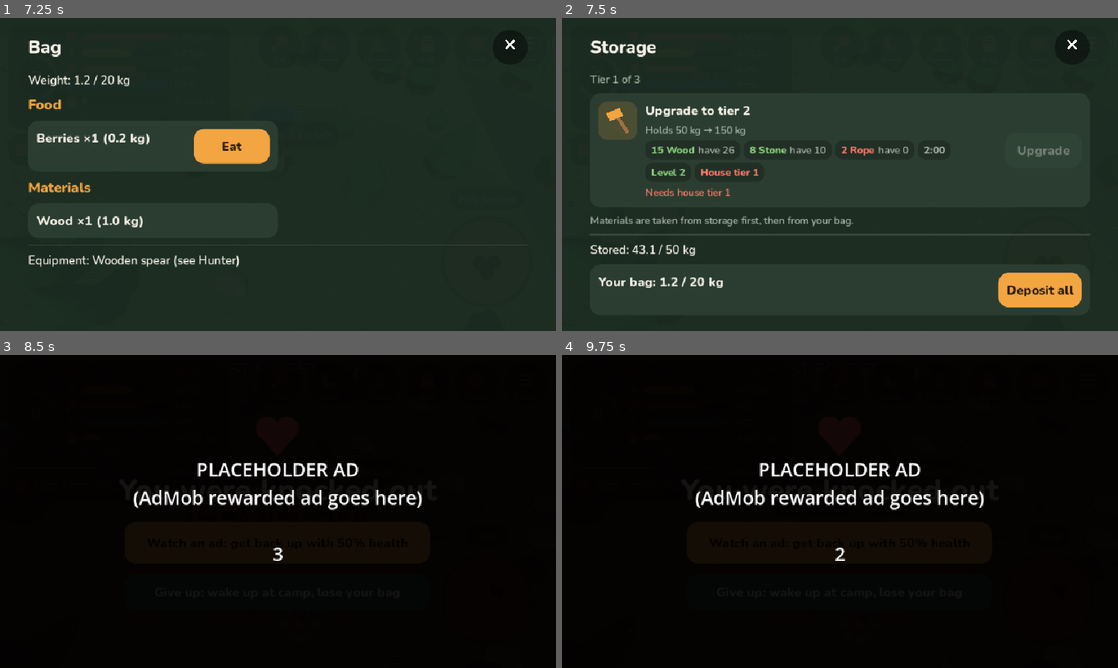
Above: before the commit, frames 1-4 (two rows, left to right).
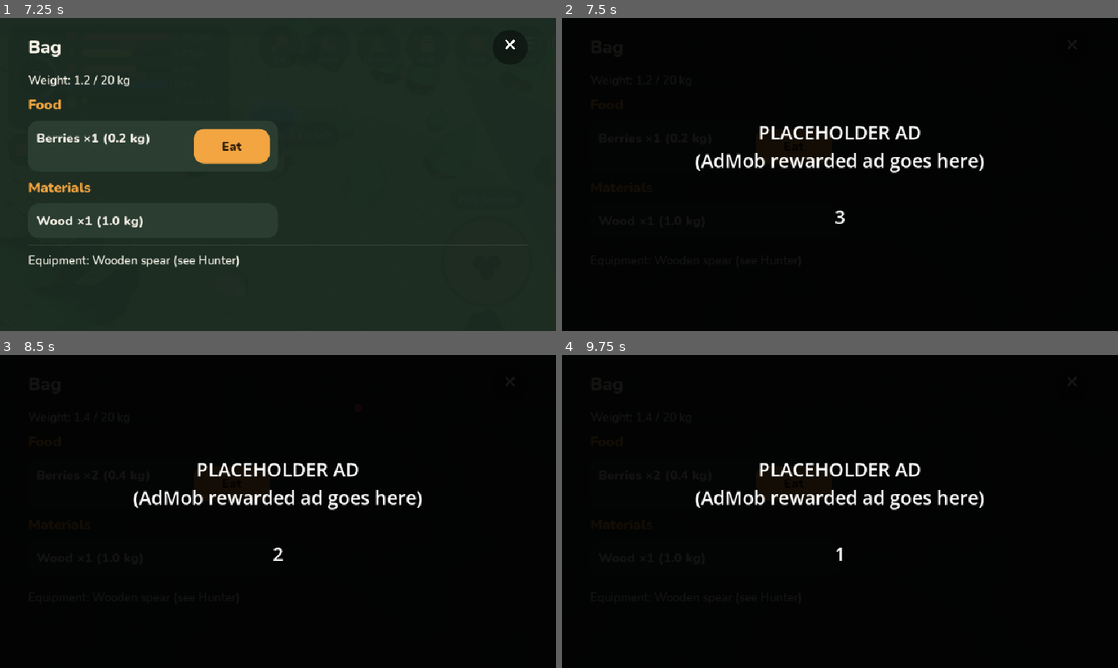
Above: after the commit, the same moments.

Repository: kallistesoft/huntingGame
Game: Godot game, scene res://tests/smoke_test.tscn
Two runs of this game, one before a commit and one after it. Both use one fixed random seed, a clock stepped at 60 frames per second and the inputs below. This scene is started directly instead of the project's main scene.
Inputs (mouse positions are in pixels of both pictures, inside the frame that each line leads up to):
- Up to frame 1 (7.25 s): click (328, 46) at 0.5 s; click (328, 46) at 1.25 s; click (278, 46) at 2 s; click (378, 46) at 2.77 s; click (428, 46) at 3.52 s; click (478, 46) at 4.27 s; click (528, 46) at 5.02 s; tap Enter at 5.75 s; move the mouse to (400, 158) at 5.77 s; hold D 5.78-6.5 s; tap E at 5.85 s; click (400, 158) at 5.92 s; tap Space at 6.02, 6.32 s; click "Eat" at 6.5 s
- Up to frame 2 (7.5 s): drag from (728, 190) to (812, 237) at 7.27 s
- Up to frame 3 (8.5 s): move the mouse to (333, 442) at 8.02 s; hold D from 8.03 s (still down); tap E at 8.1 s
- Up to frame 4 (9.75 s): release D at 8.75 s; click (840, 592) at 8.75 s, where only the run before the commit has a clickable "Give up: wake up at camp, los…"; click (840, 542) at 9.5 s, where only the run before the commit has a clickable "Watch an ad: get back up with…"

Frame 1 is identical in both runs. In frame 2, 99% of the frame differs, in the area x 0-100%, y 0-100%; in frame 3, less than 0.1%; in frame 4, less than 0.1%.

Commit message:
Craft queue per station and progress bars over the buildings
- A station holds up to two jobs; the second starts when the first ends,
  with absolute end times so the queue keeps running while the app is
  closed. Recipe buttons read "Queue" when the station is busy; a waiting
  job can be cancelled and its materials go back to storage; the speed-up
  ad moves the whole queue up. Old single-job saves migrate.
- Each building shows a tilted progress bar and a line of text above its
  roof while it upgrades or crafts, with "+n" for queued jobs.
- Smoke test: chaining, full queue, cancel refund, speed-up shift, bar
  visibility.

Co-Authored-By: Claude Fable 5.1 <noreply@anthropic.com>

Diff:
--- a/scripts/autoload/data.gd
+++ b/scripts/autoload/data.gd
@@ -288,6 +288,8 @@
 }
 
 const CRAFT_XP := 5
+## Jobs a station can hold at once: one running and the rest waiting.
+const QUEUE_SLOTS := 2
 
 # --- Camp structures ---------------------------------------------------------
 
--- a/scripts/autoload/game_state.gd
+++ b/scripts/autoload/game_state.gd
@@ -29,7 +29,7 @@
 var storage := {} # item id -> count, at camp
 var tools := {} # tool id -> true
 var structures := {} # id -> {"tier", "busy_until", "next_tier"}
-var craft_jobs := {} # station id -> {"recipe", "count", "done_at"}
+var craft_jobs := {} # station id -> queue of {"recipe", "count", "done_at", "total"}; [0] is running
 var sleep_until := 0.0
 var ad_day := ""
 var ads_today := 0
@@ -610,7 +610,8 @@
 		_roll_ad_day()
 		ads_today += 1
 		if target.begins_with("craft:"):
-			craft_jobs[target.trim_prefix("craft:")]["done_at"] = now() + left / 2.0
+			for job in craft_jobs[target.trim_prefix("craft:")]:
+				job["done_at"] -= left / 2.0 # the queue behind it moves up too
 		else:
 			structures[target]["busy_until"] = now() + left / 2.0
 		notify("Time halved: %d s left." % ceili(left / 2.0))
@@ -718,11 +719,20 @@
 		return "Needs %s tier %d" % [Data.STRUCTURES[r["station"]]["name"].to_lower(), r["tier"]]
 	if r.has("tool") and has_tool(r["tool"]):
 		return "Owned"
-	if craft_jobs.has(r["station"]):
-		return "Busy"
+	if craft_queue(r["station"]).size() >= queue_slots():
+		return "Queue full"
 	if not can_afford(r["cost"]):
 		return "Missing materials"
 	return ""
+
+
+func queue_slots() -> int:
+	return Data.QUEUE_SLOTS
+
+
+## The jobs lined up at a station, running one first ([] when idle).
+func craft_queue(station: String) -> Array:
+	return craft_jobs.get(station, [])
 
 
 ## Craft time multiplier of a station at its current tier (tier 2 rack: 0.5).
@@ -733,8 +743,30 @@
 	return Data.STRUCTURES[station]["tiers"][tier - 1].get("speed", 1.0)
 
 
+## The job running at a station, or {}.
 func craft_job_at(station: String) -> Dictionary:
-	return craft_jobs.get(station, {})
+	var q := craft_queue(station)
+	return q[0] if not q.is_empty() else {}
+
+
+## Drops a waiting job (never the running one) and gives its materials back.
+func cancel_craft(station: String, index: int) -> void:
+	var q := craft_queue(station)
+	if index <= 0 or index >= q.size():
+		return
+	var job: Dictionary = q[index]
+	var r: Dictionary = Data.RECIPES[job["recipe"]]
+	for id in r["cost"]:
+		if Data.TOOLS.has(id):
+			tools[id] = true
+		else:
+			_add(storage, id, r["cost"][id] * job["count"])
+	for i in range(index + 1, q.size()):
+		q[i]["done_at"] -= job["total"]
+	q.remove_at(index)
+	notify("%s taken out of the queue; materials are back in storage." % Data.recipe_name(job["recipe"]))
+	changed.emit()
+	save_game()
 
 
 ## How many of a recipe the materials allow (1 for tools, which are made once).
@@ -757,7 +789,12 @@
 	for id in r["cost"]:
 		cost[id] = r["cost"][id] * count
 	_pay(cost)
-	craft_jobs[r["station"]] = {"recipe": recipe_id, "count": count, "done_at": now() + r["time"] * count * station_speed(r["station"])}
+	var station: String = r["station"]
+	var total: float = r["time"] * count * station_speed(station)
+	var q := craft_queue(station)
+	var start: float = q[-1]["done_at"] if not q.is_empty() else now() # chained behind the queue
+	q.append({"recipe": recipe_id, "count": count, "done_at": start + total, "total": total})
+	craft_jobs[station] = q
 	changed.emit()
 	save_game()
 
@@ -791,9 +828,14 @@
 
 
 func craft_left(station: String) -> float:
-	if not craft_jobs.has(station):
-		return 0.0
-	return maxf(0.0, craft_jobs[station]["done_at"] - now())
+	var job := craft_job_at(station)
+	return maxf(0.0, job["done_at"] - now()) if not job.is_empty() else 0.0
+
+
+## Full duration of the job running at a station (for progress bars).
+func craft_total(station: String) -> float:
+	var job := craft_job_at(station)
+	return job["total"] if not job.is_empty() else 1.0
 
 
 func _update_timers(t: float) -> void:
@@ -815,24 +857,27 @@
 			changed.emit()
 
 	for station in craft_jobs.keys():
-		var job: Dictionary = craft_jobs[station]
-		if t < job["done_at"]:
-			continue
-		var recipe_id: String = job["recipe"]
-		var count: int = job.get("count", 1)
-		var r: Dictionary = Data.RECIPES[recipe_id]
-		craft_jobs.erase(station)
-		if r.has("tool"):
-			tools[r["tool"]] = true
-			if pinned_recipe == recipe_id:
-				pinned_recipe = ""
-		else:
-			_add(storage, r["item"], r["count"] * count)
-		notify("Crafted: %s%s%s" % [Data.recipe_name(recipe_id), " ×%d" % count if count > 1 else "", "" if r.has("tool") else " (in storage)"])
-		gain_xp(Data.CRAFT_XP * count)
-		quest_event("craft", recipe_id, count)
-		changed.emit()
-		crafted.emit(recipe_id)
+		while not craft_jobs[station].is_empty() and t >= craft_jobs[station][0]["done_at"]:
+			_finish_craft(craft_jobs[station].pop_front())
+		if craft_jobs[station].is_empty():
+			craft_jobs.erase(station)
+
+
+func _finish_craft(job: Dictionary) -> void:
+	var recipe_id: String = job["recipe"]
+	var count: int = job.get("count", 1)
+	var r: Dictionary = Data.RECIPES[recipe_id]
+	if r.has("tool"):
+		tools[r["tool"]] = true
+		if pinned_recipe == recipe_id:
+			pinned_recipe = ""
+	else:
+		_add(storage, r["item"], r["count"] * count)
+	notify("Crafted: %s%s%s" % [Data.recipe_name(recipe_id), " ×%d" % count if count > 1 else "", "" if r.has("tool") else " (in storage)"])
+	gain_xp(Data.CRAFT_XP * count)
+	quest_event("craft", recipe_id, count)
+	changed.emit()
+	crafted.emit(recipe_id)
 
 
 # --- XP and quests -----------------------------------------------------------
@@ -984,9 +1029,18 @@
 	if data.has("craft_job") and not data["craft_job"].is_empty():
 		saved_jobs["crafting"] = data["craft_job"] # save from before jobs were per station
 	for station in saved_jobs:
-		var job: Dictionary = saved_jobs[station]
-		if Data.STRUCTURES.has(station) and job.has("recipe") and Data.RECIPES.has(job["recipe"]):
-			craft_jobs[station] = {"recipe": job["recipe"], "count": int(job.get("count", 1)), "done_at": float(job.get("done_at", 0.0))}
+		if not Data.STRUCTURES.has(station):
+			continue
+		var entries: Array = saved_jobs[station] if saved_jobs[station] is Array else [saved_jobs[station]] # one job per station before the queue
+		var q := []
+		for job in entries:
+			if job is Dictionary and job.has("recipe") and Data.RECIPES.has(job["recipe"]):
+				var r: Dictionary = Data.RECIPES[job["recipe"]]
+				var count := int(job.get("count", 1))
+				q.append({"recipe": job["recipe"], "count": count, "done_at": float(job.get("done_at", 0.0)),
+					"total": float(job.get("total", r["time"] * count * station_speed(station)))})
+		if not q.is_empty():
+			craft_jobs[station] = q
 	sleep_until = float(data.get("sleep_until", 0.0))
 	ad_day = str(data.get("ad_day", ""))
 	ads_today = int(data.get("ads_today", 0))
@@ -1071,7 +1125,8 @@
 		if structure_busy(id):
 			structures[id]["busy_until"] = now() - 1.0
 	for station in craft_jobs:
-		craft_jobs[station]["done_at"] = now() - 1.0
+		for job in craft_jobs[station]:
+			job["done_at"] = now() - 1.0
 	sleep_until = minf(sleep_until, now() - 1.0) if sleep_until > 0.0 else 0.0
 	_update_timers(now())
 	changed.emit()
--- a/scripts/ui/panel.gd
+++ b/scripts/ui/panel.gd
@@ -200,9 +200,17 @@
 	var id: String = job["recipe"]
 	var count: int = job.get("count", 1)
 	var look := look_of(id)
-	var total: float = Data.RECIPES[id]["time"] * count * Game.station_speed(station)
 	var title := "Crafting %s" % Data.recipe_name(id) + (" ×%d" % count if count > 1 else "")
-	_timer_card(look[0], look[1], title, Game.craft_left.bind(station), total, "craft:" + station)
+	_timer_card(look[0], look[1], title, Game.craft_left.bind(station), job["total"], "craft:" + station)
+	# Waiting jobs, each with a cancel that refunds its materials.
+	var q := Game.craft_queue(station)
+	for i in range(1, q.size()):
+		var waiting: Dictionary = q[i]
+		var wait_fn := func() -> String: return "starts in %s" % fmt_time(maxf(0.0, q[i - 1]["done_at"] - Game.now()))
+		_row("Next: %s%s\n%s" % [Data.recipe_name(waiting["recipe"]), " ×%d" % waiting["count"] if waiting["count"] > 1 else "", wait_fn.call()],
+			[["Cancel", true, Game.cancel_craft.bind(station, i)]])
+		_live.append([_content.get_child(_content.get_child_count() - 1).get_child(0).get_child(0).get_child(1), wait_fn])
+	_label("Queue: %d / %d. Jobs run one after the other, even while the app is closed." % [q.size(), Game.queue_slots()], Style.MUTED, 17)
 
 
 ## "ready", "busy" (another craft is running), "missing" (materials),
@@ -215,7 +223,7 @@
 		return "locked"
 	if not Game.can_afford(r["cost"]):
 		return "missing"
-	if Game.craft_jobs.has(r["station"]):
+	if Game.craft_queue(r["station"]).size() >= Game.queue_slots():
 		return "busy"
 	return "ready"
 
@@ -283,7 +291,7 @@
 			col.add_child(_make_label("Unlocks at %s tier %d" % [Data.STRUCTURES[r["station"]]["name"].to_lower(), r["tier"]], Style.MUTED, 17))
 			card.modulate.a = 0.55
 		"busy":
-			col.add_child(_make_label("Wait for the current craft", Style.MUTED, 17))
+			col.add_child(_make_label("Queue full: wait for a craft to finish", Style.MUTED, 17))
 
 	if state == "owned":
 		card.modulate.a = 0.7
@@ -305,19 +313,21 @@
 		_place(card)
 		return
 
-	# Craft (×1 / ×5 / Max for items you can make several of).
+	# Craft (×1 / ×5 / Max for items you can make several of). "Queue" when
+	# the station is already working.
+	var verb := "Queue" if not Game.craft_queue(r["station"]).is_empty() else "Craft"
 	var max_count := Game.max_craft_count(id)
 	if r.has("item") and max_count > 1:
 		var stack := VBoxContainer.new()
 		stack.size_flags_vertical = Control.SIZE_SHRINK_CENTER
 		stack.add_theme_constant_override("separation", 6)
 		row.add_child(stack)
-		stack.add_child(_button("Craft", state == "ready", Game.start_craft.bind(id, 1), true, 48))
+		stack.add_child(_button(verb, state == "ready", Game.start_craft.bind(id, 1), true, 48))
 		if max_count >= 5:
 			stack.add_child(_button("×5", state == "ready", Game.start_craft.bind(id, 5), false, 44))
 		stack.add_child(_button("Max ×%d" % max_count, state == "ready", Game.start_craft.bind(id, max_count), false, 44))
 	else:
-		row.add_child(_button("Craft", state == "ready", Game.start_craft.bind(id, 1), true))
+		row.add_child(_button(verb, state == "ready", Game.start_craft.bind(id, 1), true))
 	_place(card)
 
 
--- a/scripts/world/station.gd
+++ b/scripts/world/station.gd
@@ -12,6 +12,9 @@
 var _model: Node3D
 var _label: Label3D
 var _shown_tier := -1
+var _bar: Node3D # progress over the roof while building or crafting
+var _bar_fill: Node3D
+var _bar_label: Label3D
 
 
 func _ready() -> void:
@@ -20,13 +23,57 @@
 	if kind == "board":
 		_build_board()
 		_label.text = "Quests"
+	else:
+		_build_bar(4.4 if kind == "house" else 3.4)
 	Game.changed.connect(_refresh)
 	_refresh()
 
 
 func _process(_delta: float) -> void:
-	if kind != "board" and Game.structure_busy(kind):
-		_refresh()
+	if kind != "board":
+		_update_bar()
+
+
+## A bar above the building: dark track, orange fill that grows from the
+## left, and a line of text. Tilted to face the fixed camera.
+func _build_bar(height: float) -> void:
+	_bar = Node3D.new()
+	_bar.position = Vector3(0, height, 0)
+	_bar.rotation_degrees.x = -35.0
+	_bar.visible = false
+	add_child(_bar)
+	Shapes.add(_bar, Shapes.box(Vector3(1.7, 0.05, 0.22)), Color(0.08, 0.1, 0.08), Vector3(0, 0, 0))
+	_bar_fill = Node3D.new()
+	_bar_fill.position = Vector3(-0.8, 0.01, 0)
+	_bar.add_child(_bar_fill)
+	Shapes.add(_bar_fill, Shapes.box(Vector3(1.6, 0.06, 0.16)), Style.ACCENT, Vector3(0.8, 0, 0))
+	_bar_label = Shapes.label(self, "", Vector3(0, height + 0.45, 0), 34)
+	_bar_label.modulate = Style.ACCENT
+	_bar_label.visible = false
+
+
+func _update_bar() -> void:
+	var text := ""
+	var frac := 0.0
+	if Game.structure_busy(kind):
+		var next_tier: int = Game.structures[kind]["next_tier"]
+		var total: float = Data.STRUCTURES[kind]["tiers"][next_tier - 1]["time"]
+		var left: float = Game.structures[kind]["busy_until"] - Game.now()
+		frac = 1.0 - clampf(left / total, 0.0, 1.0)
+		text = "Tier %d · %s" % [next_tier, _fmt(left)]
+	elif not Game.craft_queue(kind).is_empty():
+		var job: Dictionary = Game.craft_job_at(kind)
+		frac = 1.0 - clampf(Game.craft_left(kind) / Game.craft_total(kind), 0.0, 1.0)
+		text = Data.recipe_name(job["recipe"]) + (" ×%d" % job["count"] if job["count"] > 1 else "") + " · " + _fmt(Game.craft_left(kind))
+		var more := Game.craft_queue(kind).size() - 1
+		if more > 0:
+			text += "  +%d" % more
+	_bar.visible = text != ""
+	_bar_label.visible = text != ""
+	if text == "":
+		return
+	_bar_fill.scale.x = maxf(0.01, frac)
+	_bar_label.text = text
 
 
 func is_available() -> bool:
@@ -73,8 +120,6 @@
 	var text := title() if tier > 0 else "Build: " + title()
 	if tier > 0:
 		text += " " + "★".repeat(tier)
-	if Game.structure_busy(kind):
-		text += "\nBuilding… %s" % _fmt(Game.structures[kind]["busy_until"] - Game.now())
 	_label.text = text
 
 
--- a/tests/smoke_test.gd
+++ b/tests/smoke_test.gd
@@ -86,7 +86,8 @@
 		if Game.structures[id]["busy_until"] > 0.0:
 			Game.structures[id]["busy_until"] = Game.now() - 1.0
 	for station in Game.craft_jobs:
-		Game.craft_jobs[station]["done_at"] = Game.now() - 1.0
+		for job in Game.craft_jobs[station]:
+			job["done_at"] = Game.now() - 1.0
 	await _frames(2)
 
 
@@ -190,6 +191,35 @@
 	check(Game.ads_left_today() == ads_before - 1, "speed-up used one daily ad")
 	await _finish_timers()
 	check(Game.storage.get("cooked_meat", 0) >= 5, "batch delivered 5 cooked meat to storage")
+
+	# Craft queue: two jobs per station, chained; a third waits; cancel refunds.
+	Game.craft_jobs = {}
+	Game.storage["raw_meat"] = 10
+	Game.storage["wood"] = 30
+	Game.storage["fibre"] = 9
+	Game.start_craft("cooked_meat", 2)
+	Game.start_craft("rope", 1)
+	var q := Game.craft_queue("crafting")
+	check(q.size() == 2 and q[1]["done_at"] > q[0]["done_at"], "second craft queues behind the first")
+	check(Game.craft_blocker("cooked_meat") == "Queue full", "a third craft waits for a free slot")
+	var fibre_before: int = Game.storage.get("fibre", 0)
+	Game.cancel_craft("crafting", 1)
+	check(Game.craft_queue("crafting").size() == 1 and Game.storage.get("fibre", 0) == fibre_before + 3, "cancelling a waiting job refunds its materials")
+	Game.cancel_craft("crafting", 0)
+	check(Game.craft_queue("crafting").size() == 1, "the running job can't be cancelled")
+	Game.start_craft("rope", 1)
+	var second_end: float = Game.craft_queue("crafting")[1]["done_at"]
+	Game.speed_up("craft:crafting")
+	await get_tree().create_timer(AdService.PLACEHOLDER_SECONDS + 0.5).timeout
+	check(Game.craft_queue("crafting")[1]["done_at"] < second_end - 1.0, "speed-up moves the waiting job up as well")
+	await _finish_timers()
+	check(Game.craft_queue("crafting").is_empty() and Game.storage.get("rope", 0) >= 1, "the queue drained in order")
+	var station := _nearest(func(n: Node) -> bool: return n.get("kind") == "crafting")
+	Game.start_craft("rope", 1)
+	await _frames(2)
+	check(station._bar.visible and station._bar_label.text.begins_with("Rope"), "progress bar shows over the crafting place")
+	await _finish_timers()
+	check(not station._bar.visible, "progress bar hides when the station is idle")
 
 	Game.toggle_pin("bow")
 	check(Game.pinned_recipe == "bow", "recipe pinned")
Not shown, changed: CLAUDE.md
